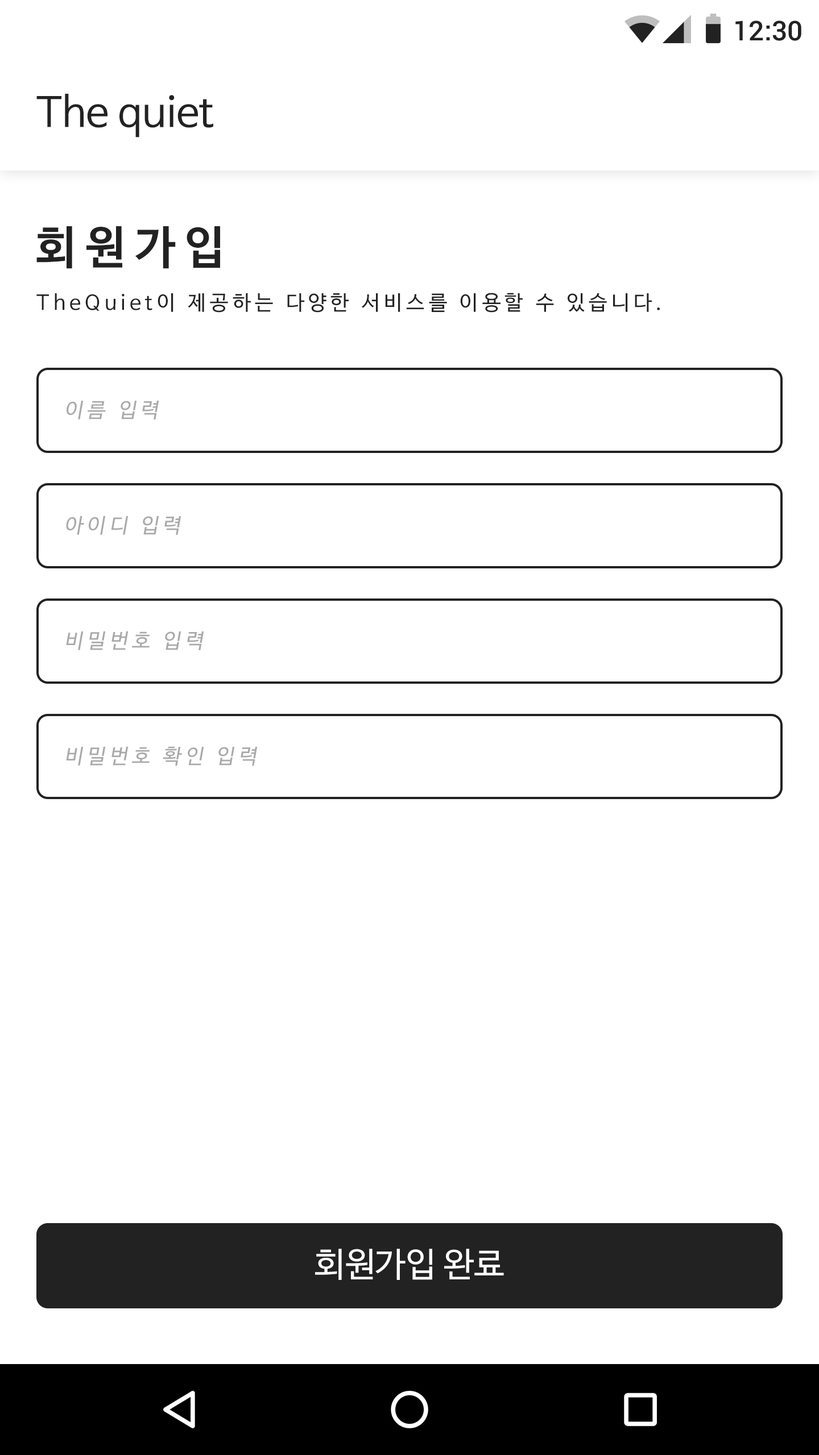
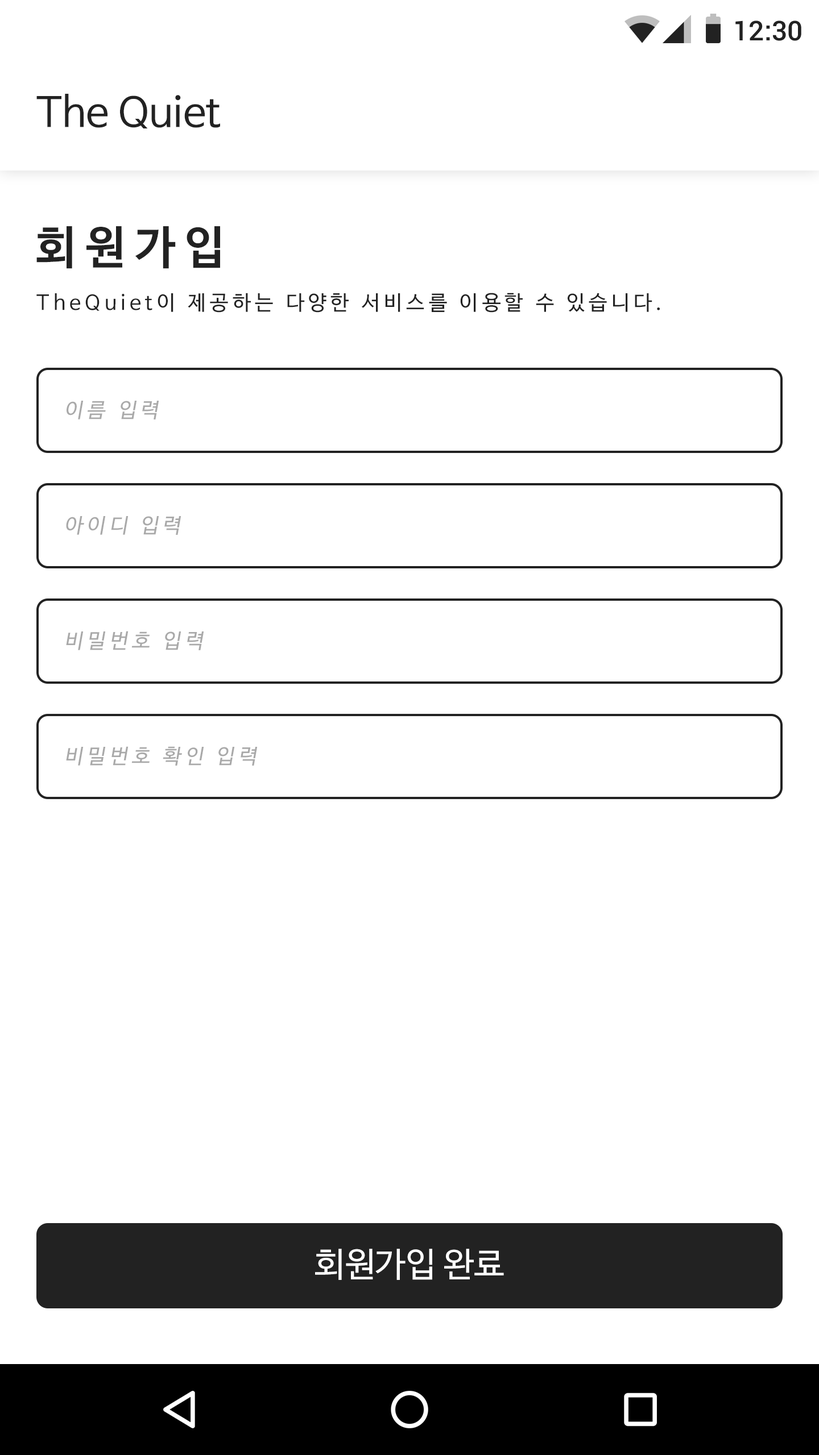
Layers edited between the first and the second (819, 1455) image:
renamed "The quiet" to "The Quiet", painted on it over [119, 94, 221, 138]
